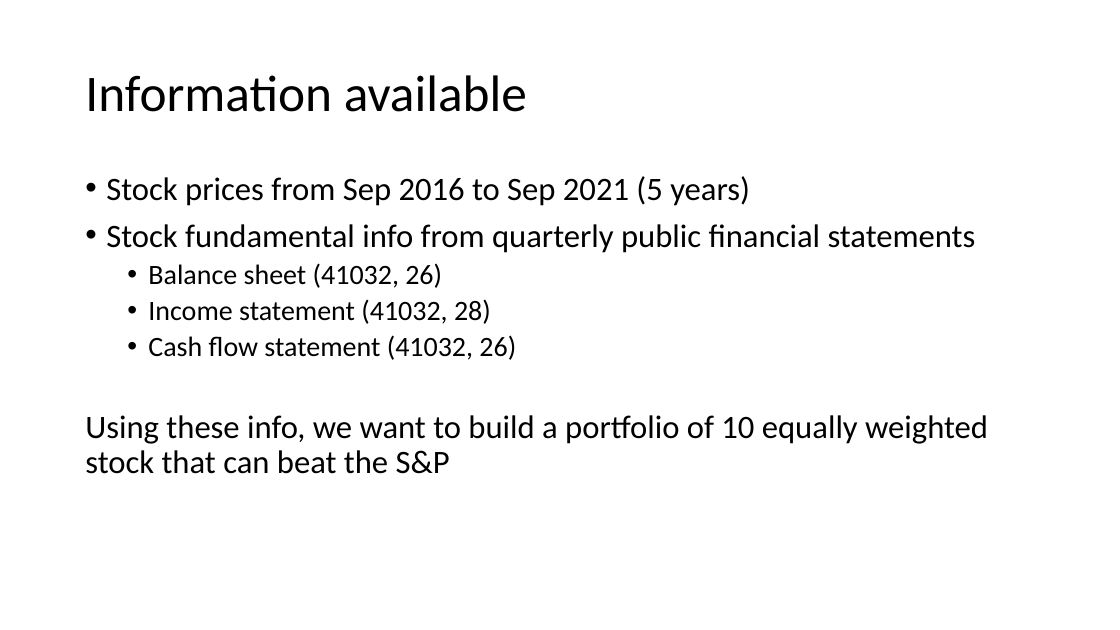
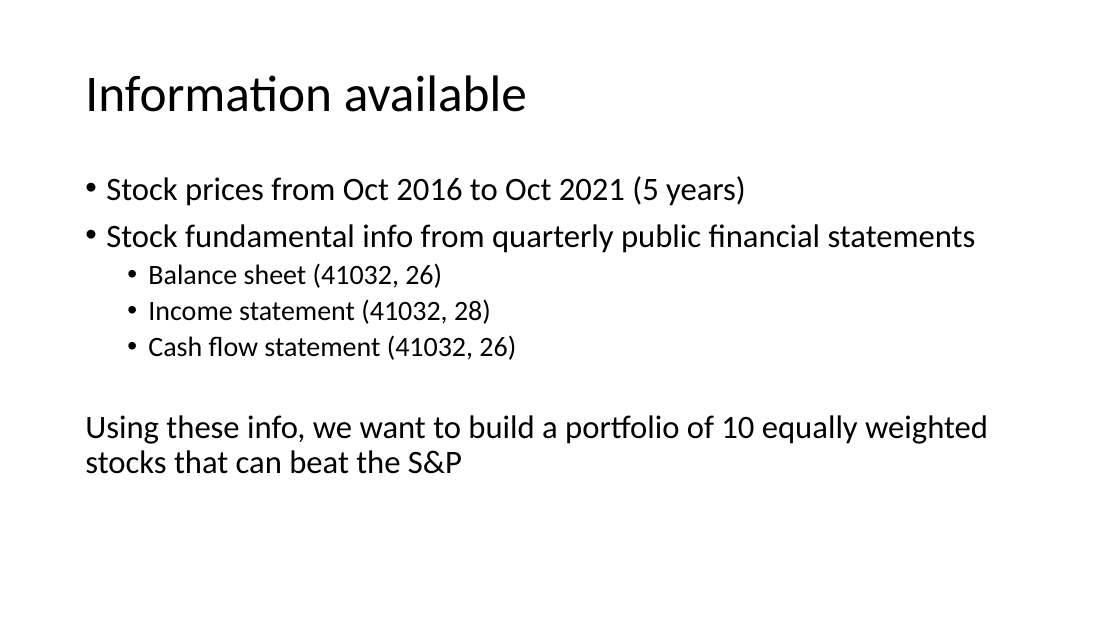
Before and after one commit to ethan-eplee/PortfolioThatBeatsTheMarket, a slide deck: slide 3 of Building a portfolio that beats the market.pptx. Drawn at 1120x630 pixels with LibreOffice and Linux fonts; fonts in the diff are those of the drawing. Boxes give left, top, right and bottom in pixels: in the first picture for what was removed or moved away, otherwise in the second. Text is boxed around its words. In the diff, an @@ line names an element or a change of style, - is before the commit and + after.

```diff
--- a/Building a portfolio that beats the market.pptx
+++ b/Building a portfolio that beats the market.pptx
@@ text at (x1=106, y1=176, x2=746, y2=206): text changed @@
-• Stock prices from Sep 2016 to Sep 2021 (5 years)
+• Stock prices from Oct 2016 to Oct 2021 (5 years)
@@ text at (x1=85, y1=415, x2=988, y2=474): text changed @@
-Using these info, we want to build a portfolio of 10 equally weighted stock that can beat the S&P
+Using these info, we want to build a portfolio of 10 equally weighted stocks that can beat the S&P
```
Also in this commit, not shown: 1 other slide changed, 7 slides added, 16 other files.
